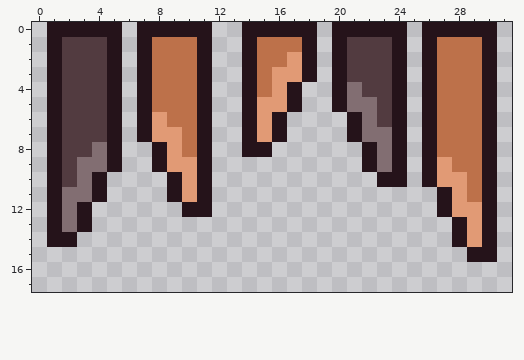
Pixel-art sprite -- Assets/Sprites/Packs/torns/torns down.png. This is how it looked before the edit.
The file is 32x32 pixels. Shown: x 0..31, y 0..17.
New version:
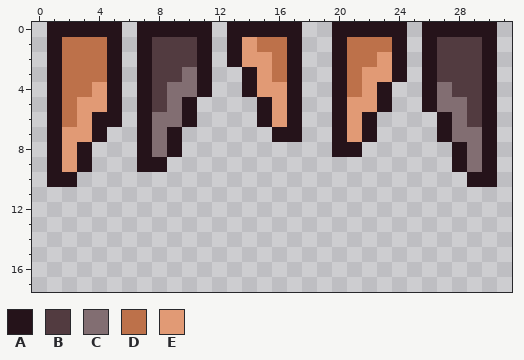
Palette (. is transparent): A #25131a  B #523b40  C #826e72  D #bd714a  E #e19a75
The edit:
@@ x 0..31 @@
- 0 .AAAAA.AAAAA..AAAAA.AAAAA.AAAAA.
- 1 .ABBBA.ADDDA..ADDDA.ABBBA.ADDDA.
- 2 .ABBBA.ADDDA..ADDEA.ABBBA.ADDDA.
- 3 .ABBBA.ADDDA..ADEEA.ABBBA.ADDDA.
- 4 .ABBBA.ADDDA..ADEA..ACBBA.ADDDA.
- 5 .ABBBA.ADDDA..AEEA..ACCBA.ADDDA.
- 6 .ABBBA.AEDDA..AEA....ACBA.ADDDA.
- 7 .ABBBA.AEEDA..AEA....ACCA.ADDDA.
- 8 .ABBCA..AEDA..AA......ACA.ADDDA.
- 9 .ABCCA..AEEA..........ACA.AEDDA.
-10 .ABCA....AEA...........AA.AEEDA.
-11 .ACCA....AEA...............AEDA.
-12 .ACA......AA...............AEEA.
-13 .ACA........................AEA.
-14 .AA.........................AEA.
-15 .............................AA.
+ 0 .AAAAA.AAAAA.AAAAA..AAAAA.AAAAA.
+ 1 .ADDDA.ABBBA.AEDDA..ADDDA.ABBBA.
+ 2 .ADDDA.ABBBA.AEEDA..ADDEA.ABBBA.
+ 3 .ADDDA.ABBCA..AEDA..ADEEA.ABBBA.
+ 4 .ADDEA.ABCCA..AEEA..ADEA..ACBBA.
+ 5 .ADEEA.ABCA....AEA..AEEA..ACCBA.
+ 6 .ADEAA.ACCA....AEA..AEA....ACBA.
+ 7 .AEEA..ACA......AA..AEA....ACCA.
+ 8 .AEA...ACA..........AA......ACA.
+ 9 .AEA...AA...................ACA.
+10 .AA..........................AA.
+11 ................................
+12 ................................
+13 ................................
+14 ................................
+15 ................................
 16 ................................
Pixel boxes of the changes (left, top, right, bottom) in both pictures:
changed: (47, 22, 497, 262)
